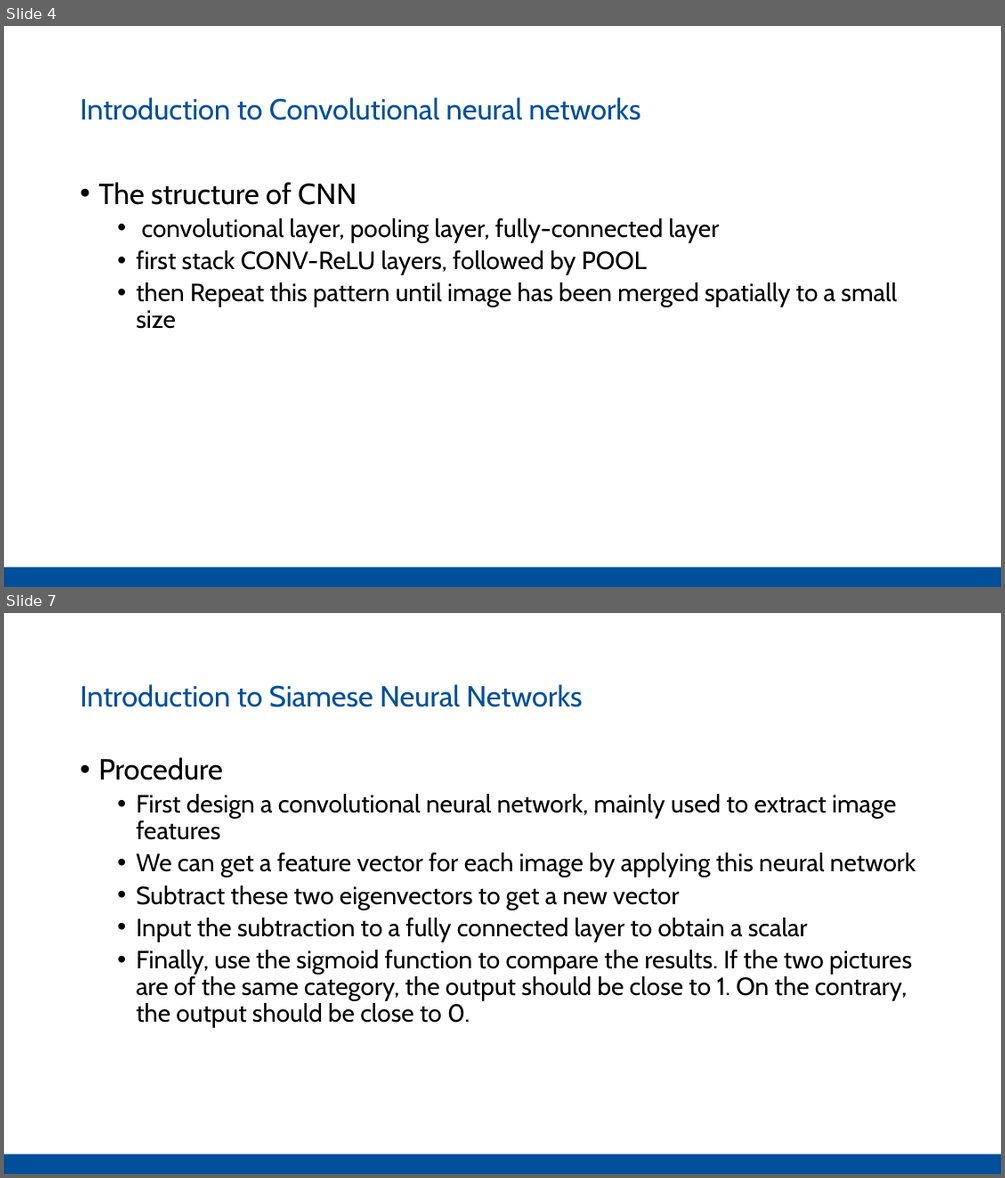
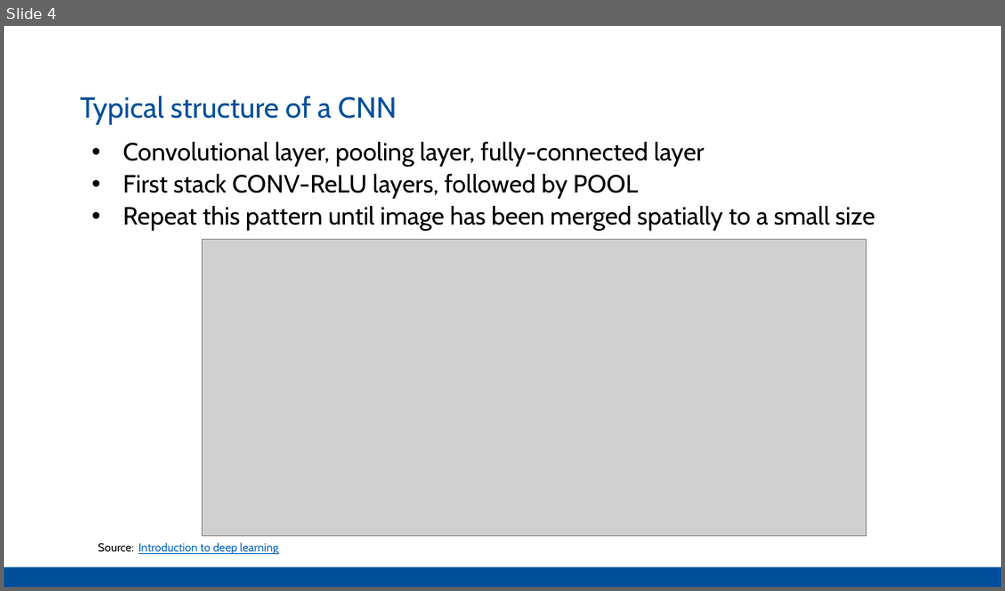
Before and after one commit to Pathi-rao/Image-Similarity-Estimation-using-Siamese-Neural-Networks, a slide deck: presentation.pptx. Shown one above the other, each under a label of ours: slides 4 and 7 before the commit, slide 4 after it; the slides between them are not shown. The pictures are 1005x1178 and 1005x591 pixels, drawn with LibreOffice and Linux fonts; fonts in the diff are those of the drawing; grey boxes stand for pictures. Boxes give left, top, right and bottom in pixels: in the first picture for what was removed or moved away, otherwise in the second. Text is boxed around its words. In the diff, an @@ line names an element or a change of style, - is before the commit and + after.

```diff
--- a/presentation.pptx
+++ b/presentation.pptx
@@ slide 7 removed at [4,613,1001,1174], background #FFFFFF; not listed: 1 template element that a slide beside it also shows @@
@@ text removed at [80,684,582,707] @@
-Introduction to Siamese Neural Networks
@@ text removed at [98,757,915,1028] @@
-• Procedure
-  • First design a convolutional neural network, mainly used to extract image features
-  • We can get a feature vector for each image by applying this neural network
-  • Subtract these two eigenvectors to get a new vector
-  • Input the subtraction to a fully connected layer to obtain a scalar
-  • Finally, use the sigmoid function to compare the results. If the two pictures are of the same category, the output should be close to 1. On the contrary, the output should be close to 0.
@@ slide 4 changed as well @@
@@ text at [80,95,396,125]: text changed @@
-Introduction to Convolutional neural networks
+Typical structure of a CNN
@@ text at [123,142,875,231]: text changed @@
-• The structure of CNN
-  • convolutional layer, pooling layer, fully-connected layer
-  • first stack CONV-ReLU layers, followed by POOL
-  • then Repeat this pattern until image has been merged spatially to a small size
+• Convolutional layer, pooling layer, fully-connected layer
+• First stack CONV-ReLU layers, followed by POOL
+• Repeat this pattern until image has been merged spatially to a small size
@@ picture added at [202,239,866,535] @@
@@ text added at [98,542,278,555], 11 pt, text #0563C1, underline @@
+Source: Introduction to deep learning
```
Also in this commit, not shown: 2 other slides changed, 6 slides added, 5 other slides removed.
